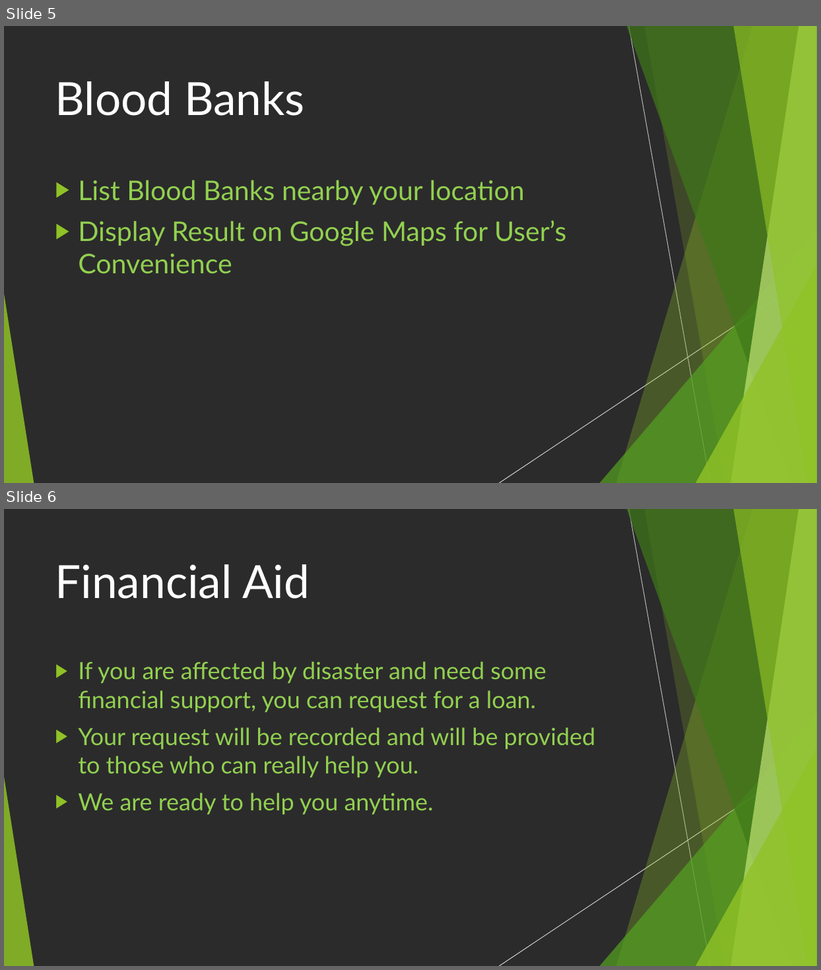
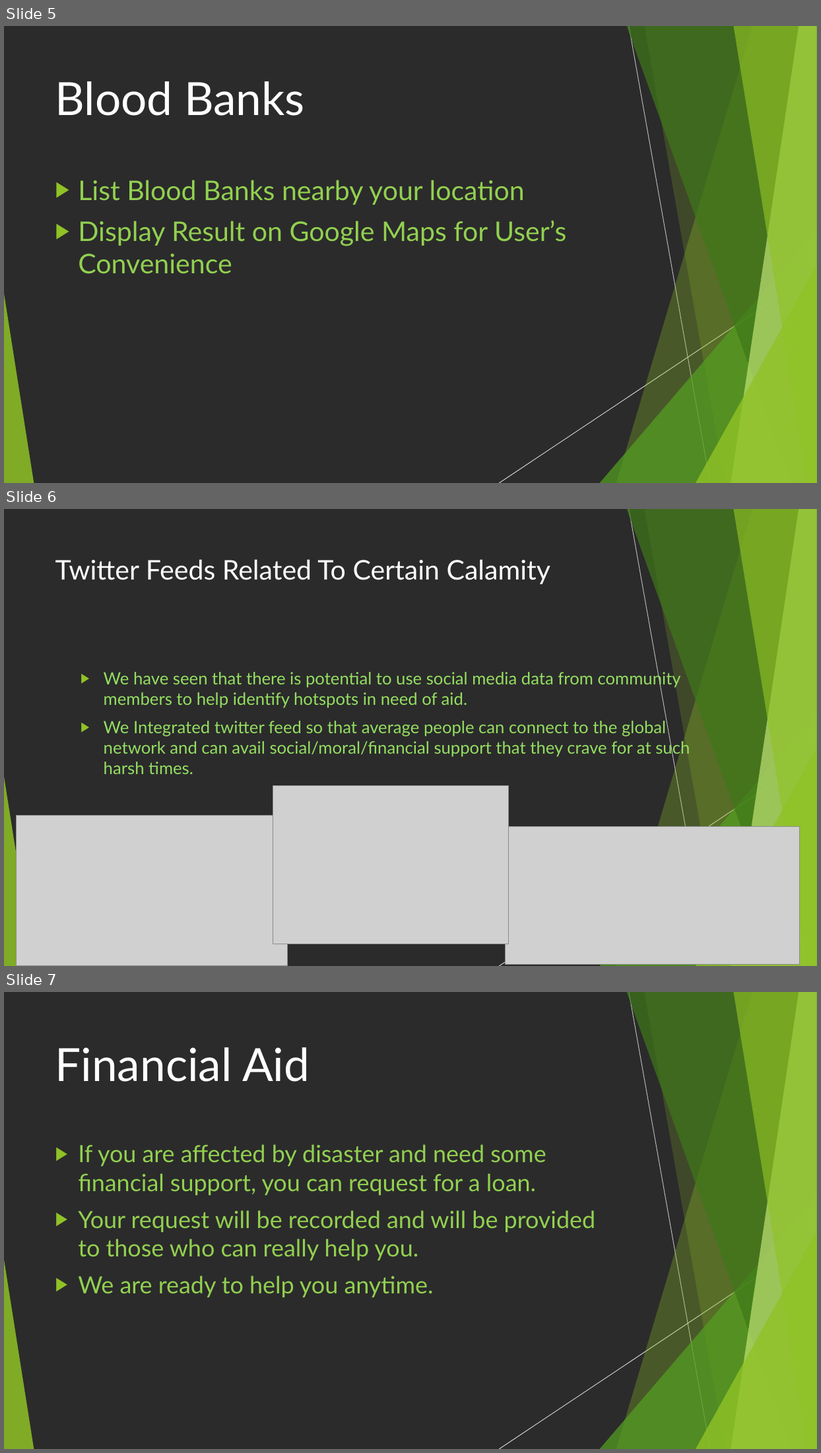
Before and after one commit to manthan29jamdagni/EmergencySOS, a slide deck: PROJECT ABSTRACT & PRESENTATION/Emergency Locator.pptx. Shown one above the other, each under a label of ours: slides 5 and 6 before the commit, slides 5, 6 and 7 after it. The pictures are 821x970 and 821x1453 pixels, drawn with LibreOffice and Linux fonts; fonts in the diff are those of the drawing; grey boxes stand for pictures; background and template pictures are left out; a plain dark background stands for a picture behind light text. Boxes give left, top, right and bottom in pixels: in the first picture for what was removed or moved away, otherwise in the second. Text is boxed around its words. In the diff, an @@ line names an element or a change of style, - is before the commit and + after.

```diff
--- a/PROJECT ABSTRACT & PRESENTATION/Emergency Locator.pptx
+++ b/PROJECT ABSTRACT & PRESENTATION/Emergency Locator.pptx
@@ slide 6 added at bbox=[4, 509, 817, 966], background picture (left out); not listed: 10 template elements that a slide beside it also shows @@
@@ title added at bbox=[55, 559, 550, 584], 32 pt, text #FFFFFF @@
+Twitter Feeds Related To Certain Calamity
@@ text added at bbox=[104, 670, 690, 774], 20 pt, text #94DE61 @@
+▶ We have seen that there is potential to use social media data from community members to help identify hotspots in need of aid.
+▶ We Integrated twitter feed so that average people can connect to the global network and can avail social/moral/financial support that they crave for at such harsh times.
@@ picture added at bbox=[273, 786, 508, 945] @@
@@ picture added at bbox=[16, 816, 287, 966] @@
@@ picture added at bbox=[506, 827, 799, 965] @@
@@ what was slide 6 is now slide 7 @@
```
Also in this commit, not shown: 3 slides changed, 1 other file.
